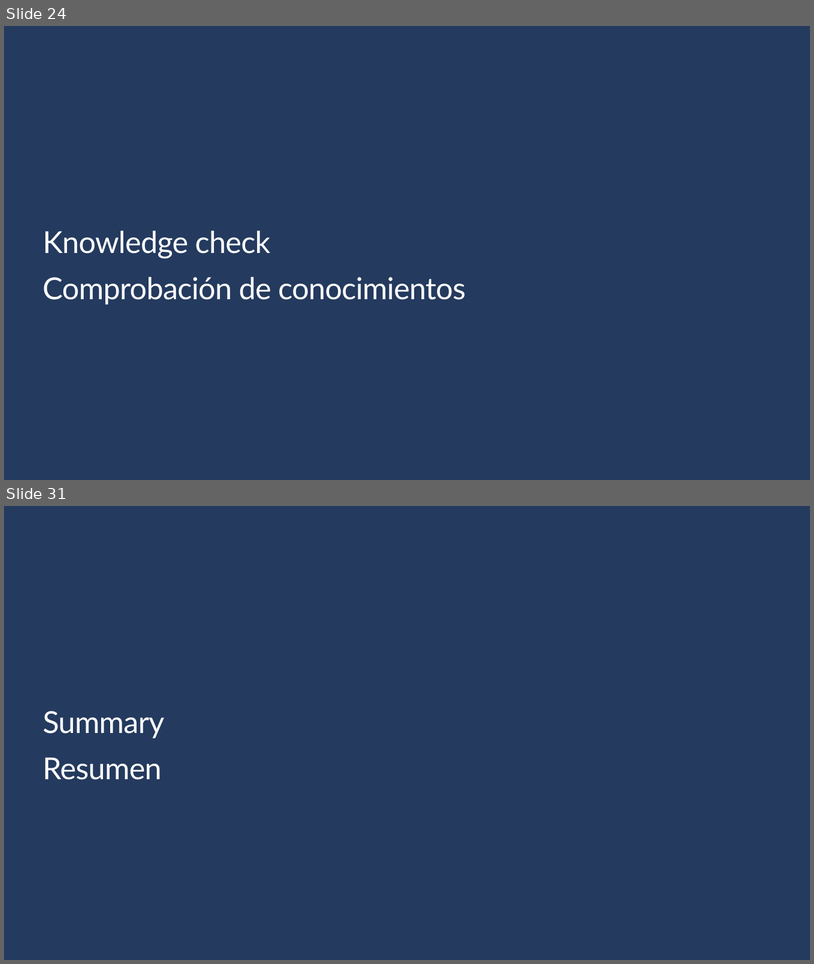
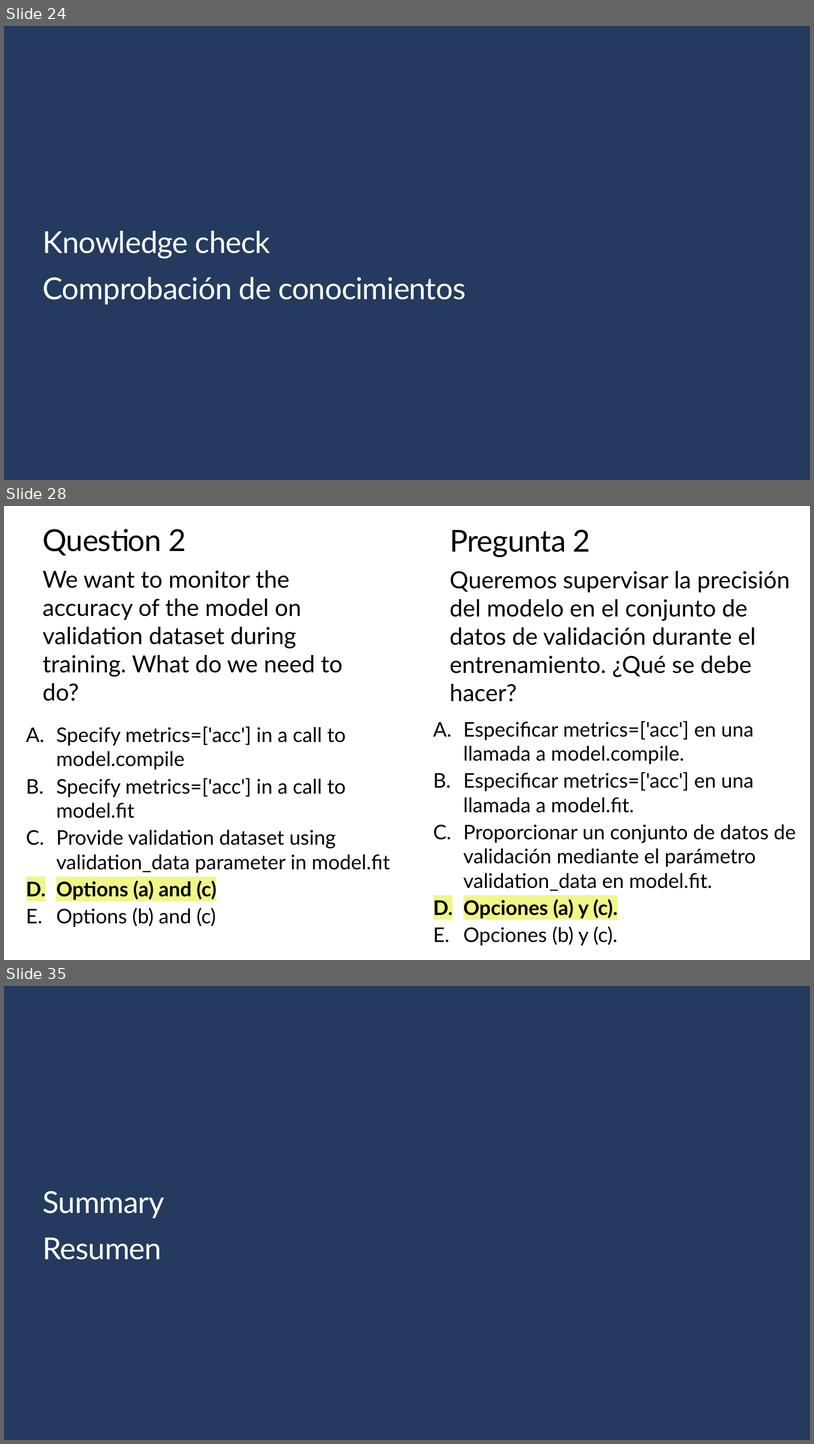
Before and after one commit to Gilberto-Guzman-Student-Ambassadors/Introduction_to_Computer_Vision_with_TensorFlow, a slide deck: presentation/slides.pptx. Shown one above the other, each under a label of ours: slides 24 and 31 before the commit, slides 24, 28 and 35 after it; the slides between them are not shown. The pictures are 814x964 and 814x1444 pixels, drawn with LibreOffice and Linux fonts; fonts in the diff are those of the drawing; background and template pictures are left out. Boxes give left, top, right and bottom in pixels: in the first picture for what was removed or moved away, otherwise in the second. Text is boxed around its words. In the diff, an @@ line names an element or a change of style, - is before the commit and + after.

```diff
--- a/presentation/slides.pptx
+++ b/presentation/slides.pptx
@@ slide 28 added at [4,506,810,960], background #FFFFFF @@
@@ title added at [42,529,186,556], 36 pt, text #000000 @@
+Question 2
@@ text added at [450,529,591,557], 36 pt, text #000000 @@
+Pregunta 2
@@ text added at [42,570,342,701], 28 pt, text #000000 @@
+We want to monitor the accuracy of the model on validation dataset during training. What do we need to do?
@@ text added at [450,571,791,702], 28 pt, text #000000 @@
+Queremos supervisar la precisión del modelo en el conjunto de datos de validación durante el entrenamiento. ¿Qué se debe hacer?
@@ text added at [464,721,797,945], 24 pt, text #000000 @@
+  A. Especificar metrics=['acc'] en una llamada a model.compile.
+  B. Especificar metrics=['acc'] en una llamada a model.fit.
+  C. Proporcionar un conjunto de datos de validación mediante el parámetro validation_data en model.fit.
+  D. Opciones (a) y (c).
+  E. Opciones (b) y (c).
@@ text added at [56,726,390,927], 24 pt, text #000000 @@
+  A. Specify metrics=['acc'] in a call to model.compile
+  B. Specify metrics=['acc'] in a call to model.fit
+  C. Provide validation dataset using validation_data parameter in model.fit
+  D. Options (a) and (c)
+  E. Options (b) and (c)
@@ what was slide 31 is now slide 35 @@
```
Also in this commit, not shown: 3 slides changed, 11 other slides added, 8 slides removed, 1 other file.
